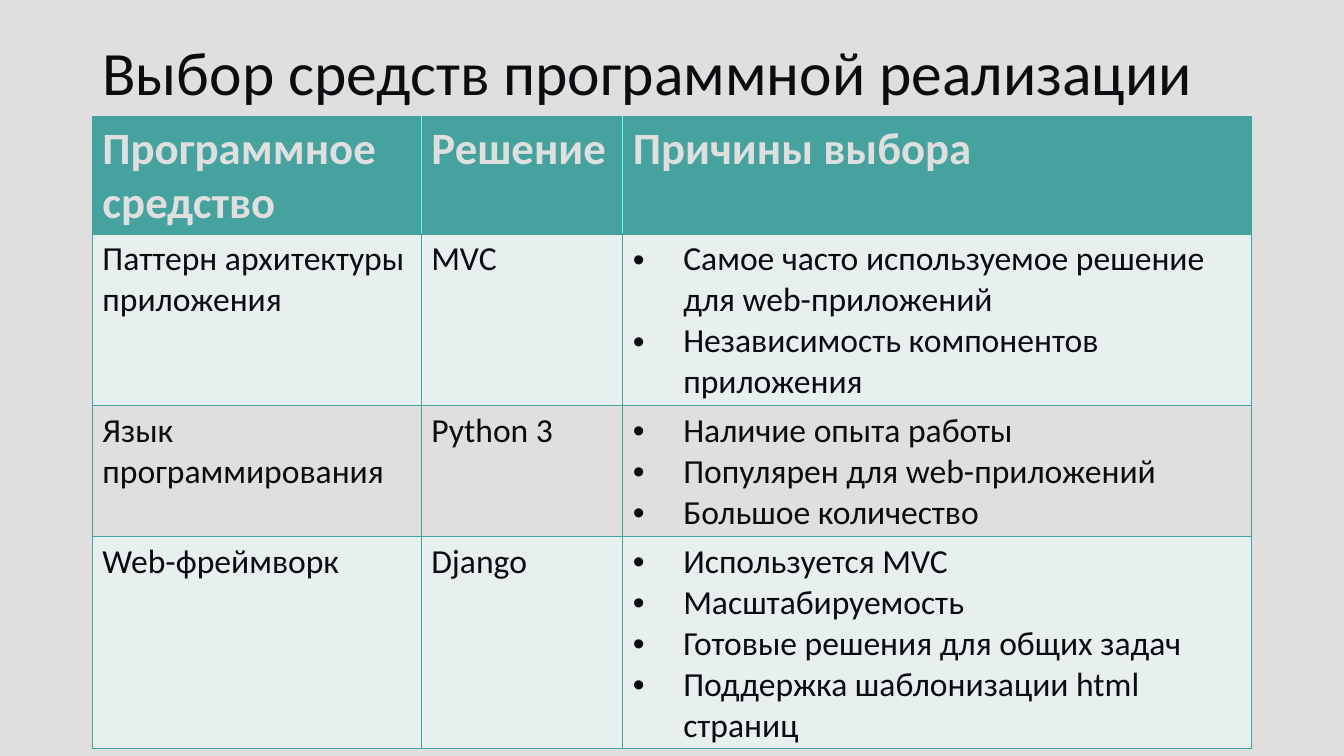
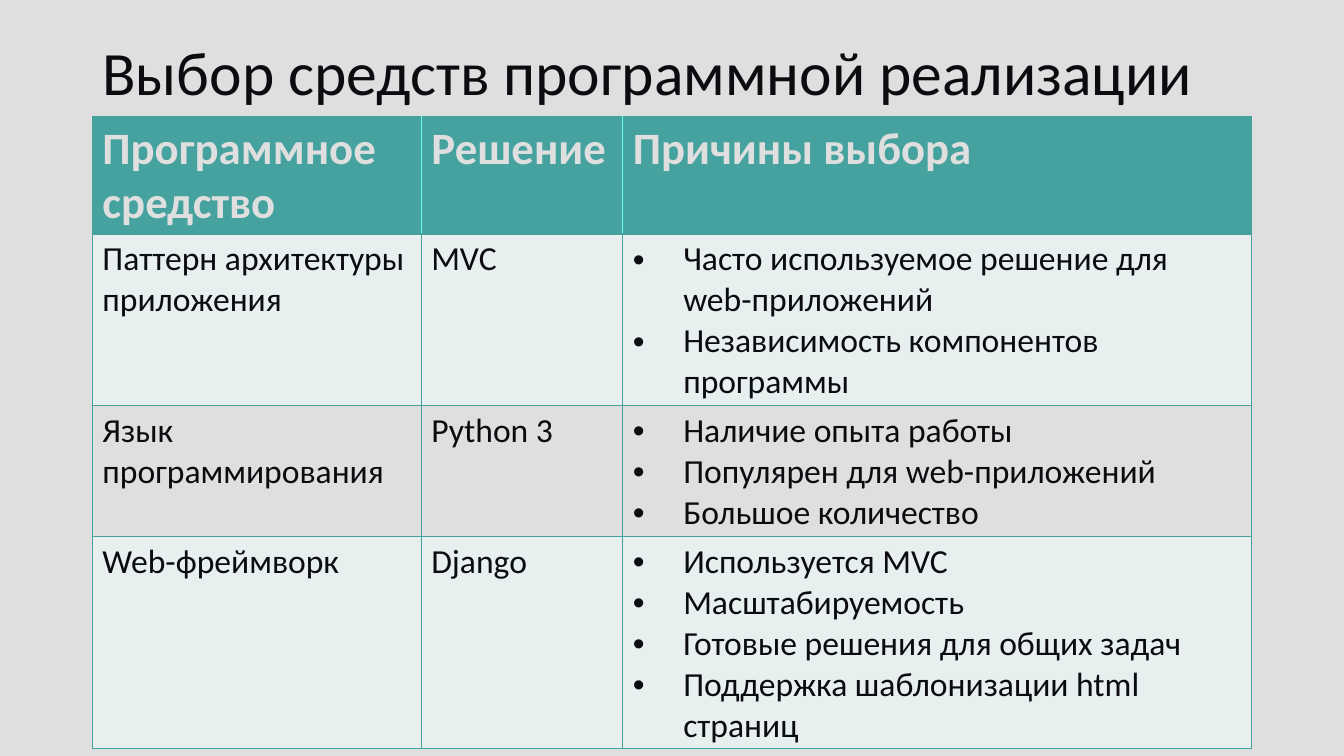
Before and after one commit to fairay/CourseDataBase, a slide deck: slide 6 of docs/presentation.pptx. Drawn at 1344x756 pixels with LibreOffice and Linux fonts; fonts in the diff are those of the drawing. Boxes give left, top, right and bottom in pixels: in the first picture for what was removed or moved away, otherwise in the second. Text is boxed around its words. In the diff, an @@ line names an element or a change of style, - is before the commit and + after.

```diff
--- a/docs/presentation.pptx
+++ b/docs/presentation.pptx
@@ table at (93,116,1252,748) @@
-row 2, column 3: Самое часто используемое решение для web-приложений / Независимость компонентов приложения
+row 2, column 3: Часто используемое решение для web-приложений / Независимость компонентов программы
```
Also in this commit, not shown: 1 other slide changed, 5 other files.
